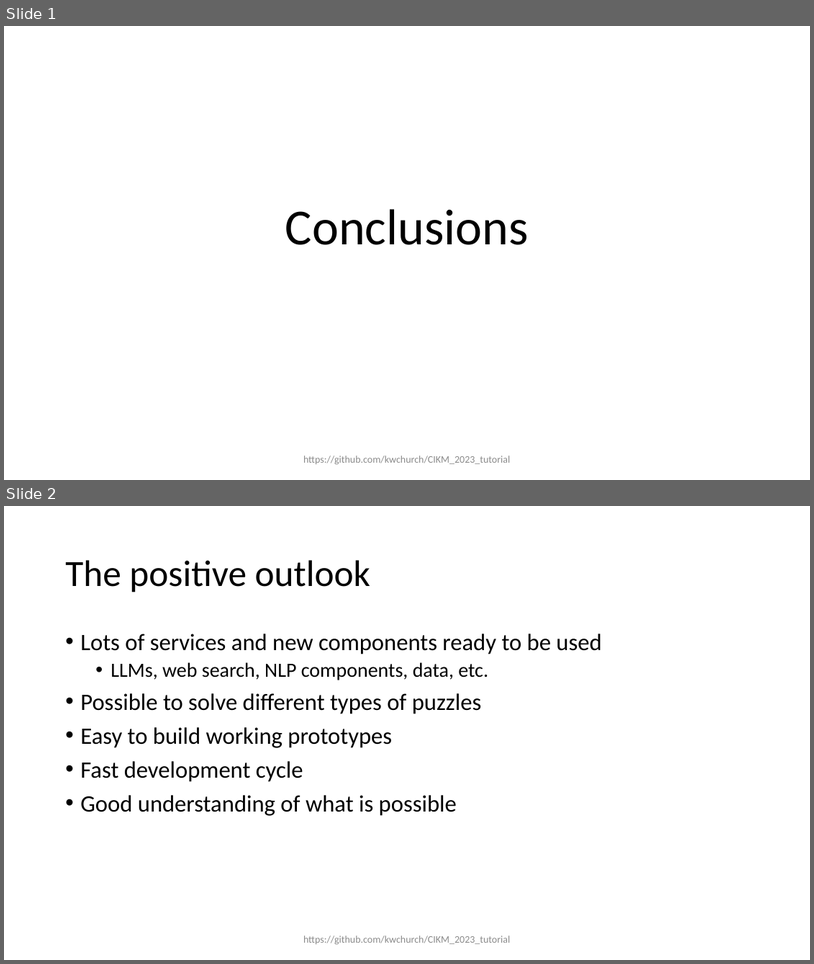
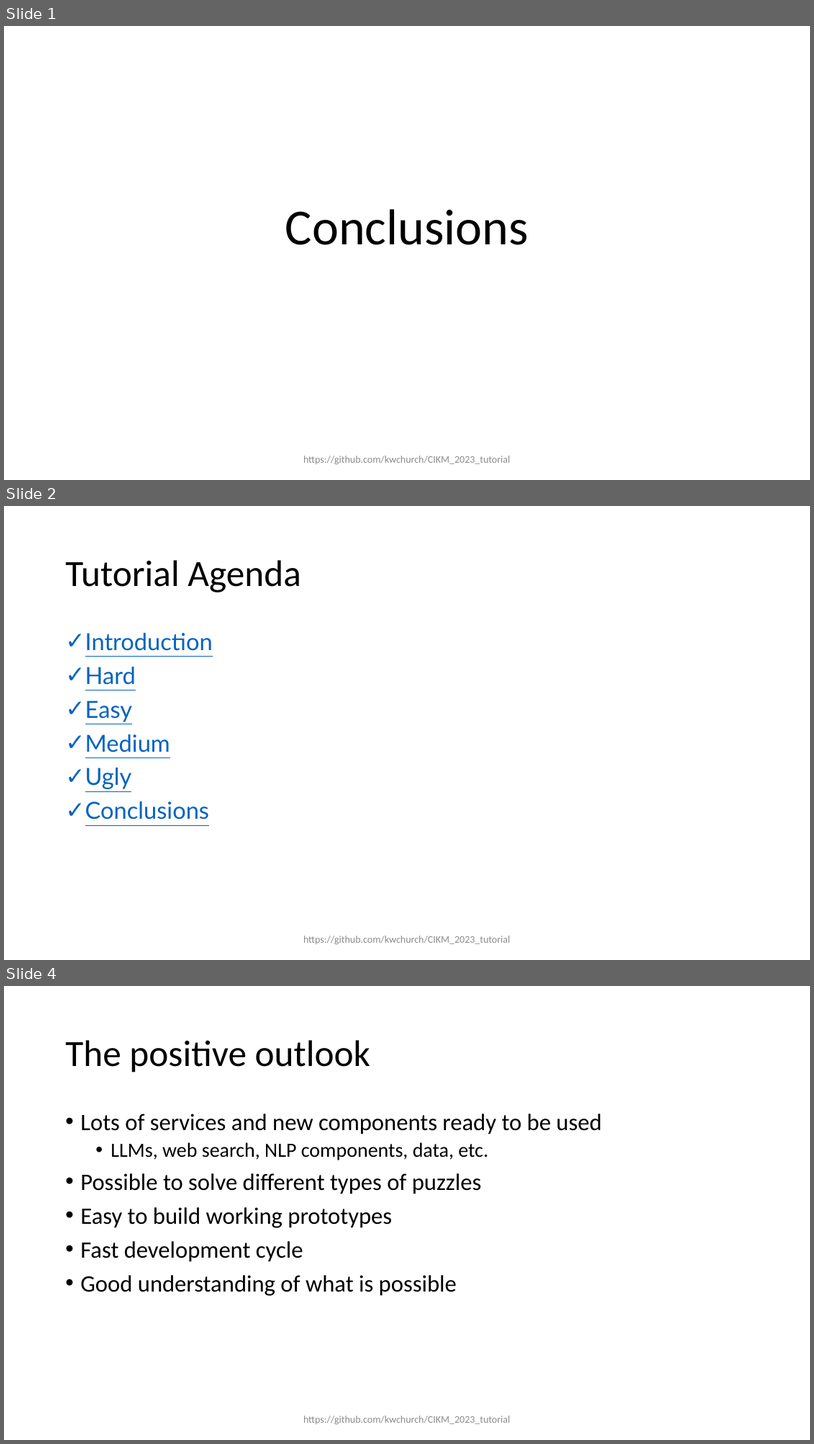
Before and after one commit to kwchurch/CIKM_2023_tutorial, a slide deck: slides/CIKM_Conclusions.pptx. Shown one above the other, each under a label of ours: slides 1 and 2 before the commit, slides 1, 2 and 4 after it; the slides between them are not shown. The pictures are 814x964 and 814x1444 pixels, drawn with LibreOffice and Linux fonts; fonts in the diff are those of the drawing. Boxes give left, top, right and bottom in pixels: in the first picture for what was removed or moved away, otherwise in the second. Text is boxed around its words. In the diff, an @@ line names an element or a change of style, - is before the commit and + after.

```diff
--- a/slides/CIKM_Conclusions.pptx
+++ b/slides/CIKM_Conclusions.pptx
@@ slide 2 added at box(4, 506, 810, 960), background #FFFFFF @@
@@ title added at box(65, 560, 301, 592), 44 pt, text #000000 @@
+Tutorial Agenda
@@ text added at box(85, 633, 213, 819), 28 pt, text #0563C1, underline @@
+✓ Introduction
+✓ Hard
+✓ Easy
+✓ Medium
+✓ Ugly
+✓ Conclusions
@@ text added at box(304, 935, 510, 944), 12 pt, text #8C8C8C @@
+https://github.com/kwchurch/CIKM_2023_tutorial
@@ what was slide 2 is now slide 4 @@
```
Also in this commit, not shown: 1 slide changed, 1 other slide added, 8 other files.
